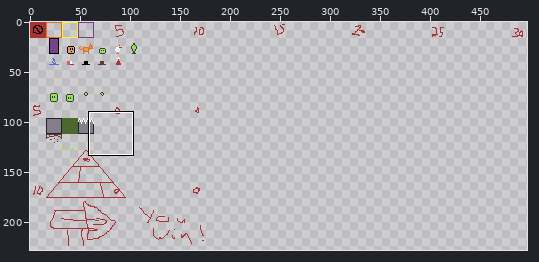
Pixel-art file -- src-resources/ludumDare40/images/ase-512-16.ase. The picture above shows the old version from afar; the outline marks the close-up.
Close-up. Before the edit:
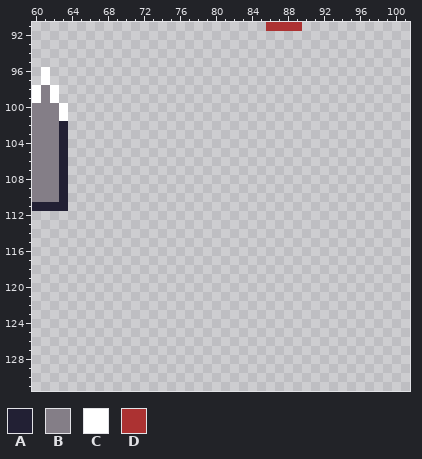
512x512 pixels, 1 frame. Shown: x 60..101, y 91..131. The wide view leaves out empty margins.
Palette (. is transparent): A #222034  B #847e87  C #ffffff  D #ac3232
Pixels before, first column x 60:
 91 ..........................DDDD
 92 ..............................
 93 ..............................
 94 ..............................
 95 ..............................
 96 .C............................
 97 .C............................
 98 CBC...........................
 99 CBC...........................
100 BBBC..........................
101 BBBC..........................
102 BBBA..........................
103 BBBA..........................
104 BBBA..........................
105 BBBA..........................
106 BBBA..........................
107 BBBA..........................
108 BBBA..........................
109 BBBA..........................
110 BBBA..........................
111 AAAA..........................
New version:
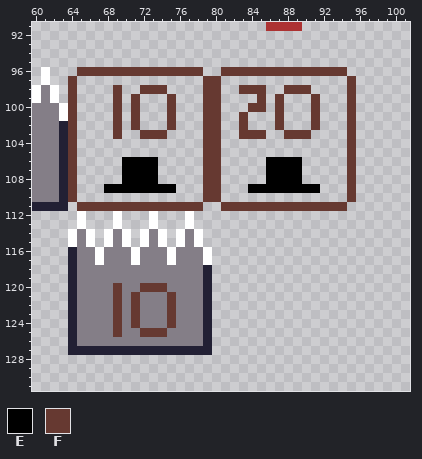
Colours new in this view: E #000000  F #663931
Changes in this commit:
y 96: x 65..78 .............. -> FFFFFFFFFFFFFF; x 81..94 .............. -> FFFFFFFFFFFFFF
y 97: x 64 . -> F; x 79..80 .. -> FF; x 95 . -> F
y 98: x 64 . -> F; x 69 . -> F; x 72..74 ... -> FFF; x 79..80 .. -> FF; x 83..85 ... -> FFF; x 88..90 ... -> FFF; x 95 . -> F
y 99: x 64 . -> F; x 69 . -> F; x 71 . -> F; x 75 . -> F; x 79..80 .. -> FF; x 85 . -> F; x 87 . -> F; x 91 . -> F; x 95 . -> F
y 100: x 64 . -> F; x 69 . -> F; x 71 . -> F; x 75 . -> F; x 79..80 .. -> FF; x 84..85 .. -> FF; x 87 . -> F; x 91 . -> F; x 95 . -> F
y 101..102: x 64 . -> F; x 69 . -> F; x 71 . -> F; x 75 . -> F; x 79..80 .. -> FF; x 83 . -> F; x 87 . -> F; x 91 . -> F; x 95 . -> F
y 103: x 64 . -> F; x 69 . -> F; x 72..74 ... -> FFF; x 79..80 .. -> FF; x 83..85 ... -> FFF; x 88..90 ... -> FFF; x 95 . -> F
y 104..105: x 64 . -> F; x 79..80 .. -> FF; x 95 . -> F
y 106..108: x 64 . -> F; x 70..73 .... -> EEEE; x 79..80 .. -> FF; x 86..89 .... -> EEEE; x 95 . -> F
y 109: x 64 . -> F; x 68..75 ........ -> EEEEEEEE; x 79..80 .. -> FF; x 84..91 ........ -> EEEEEEEE; x 95 . -> F
y 110: x 64 . -> F; x 79..80 .. -> FF; x 95 . -> F
y 111: x 65..78 .............. -> FFFFFFFFFFFFFF; x 81..94 .............. -> FFFFFFFFFFFFFF
y 112..113: x 65 . -> C; x 69 . -> C; x 73 . -> C; x 77 . -> C
y 114..115: x 64..66 ... -> CBC; x 68..70 ... -> CBC; x 72..74 ... -> CBC; x 76..78 ... -> CBC
y 116..117: x 64..79 ................ -> ABBCBBBCBBBCBBBC
y 118..119: x 64..79 ................ -> ABBBBBBBBBBBBBBA
y 120: x 64..79 ................ -> ABBBBFBBFFFBBBBA
y 121..124: x 64..79 ................ -> ABBBBFBFBBBFBBBA
y 125: x 64..79 ................ -> ABBBBFBBFFFBBBBA
y 126: x 64..79 ................ -> ABBBBBBBBBBBBBBA
y 127: x 64..79 ................ -> AAAAAAAAAAAAAAAA
Where, in picture pixels (left, top, right, bottom), the same in both close-ups:
added: (68, 67, 356, 355)
